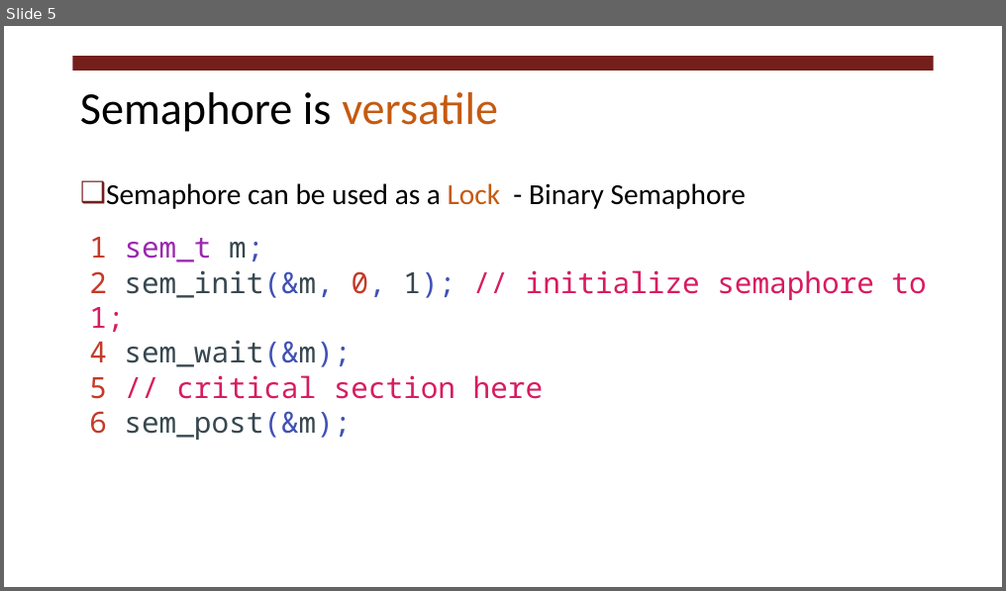
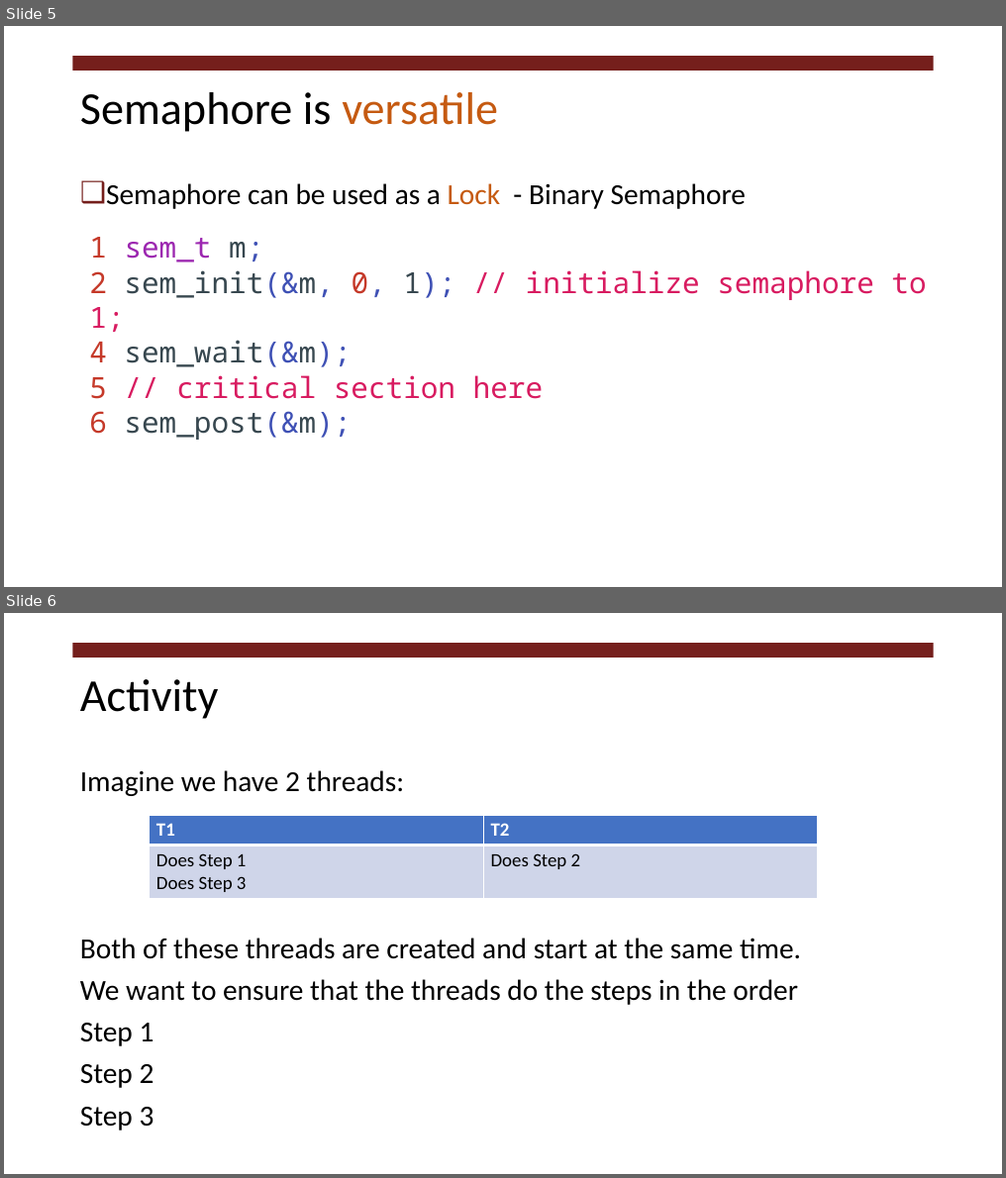
Before and after one commit to RHIT-CSSE/csse332, a slide deck: ClassMaterials/ProcessSyncSemaphore/lecture_24_Semaphore.pptx. Shown one above the other, each under a label of ours: slide 5 before the commit, slides 5 and 6 after it. The pictures are 1006x591 and 1006x1178 pixels, drawn with LibreOffice and Linux fonts; fonts in the diff are those of the drawing. Boxes give left, top, right and bottom in pixels: in the first picture for what was removed or moved away, otherwise in the second. Text is boxed around its words. In the diff, an @@ line names an element or a change of style, - is before the commit and + after.

```diff
--- a/ClassMaterials/ProcessSyncSemaphore/lecture_24_Semaphore.pptx
+++ b/ClassMaterials/ProcessSyncSemaphore/lecture_24_Semaphore.pptx
@@ slide 6 added at (4, 613, 1002, 1174), background #FFFFFF; not listed: 1 template element that a slide beside it also shows @@
@@ title added at (80, 679, 219, 719), 44 pt, text #000000 @@
+Activity
@@ text added at (80, 770, 801, 1131), 28 pt, text #000000 @@
+Imagine we have 2 threads:
+Both of these threads are created and start at the same time.
+We want to ensure that the threads do the steps in the order
+Step 1
+Step 2
+Step 3
@@ table added at (150, 815, 819, 898), 2 rows, 2 columns @@
+T1 | T2
+Does Step 1 / Does Step 3 | Does Step 2
```
Also in this commit, not shown: 5 slides changed, 1 other slide added, 1 slide removed.
